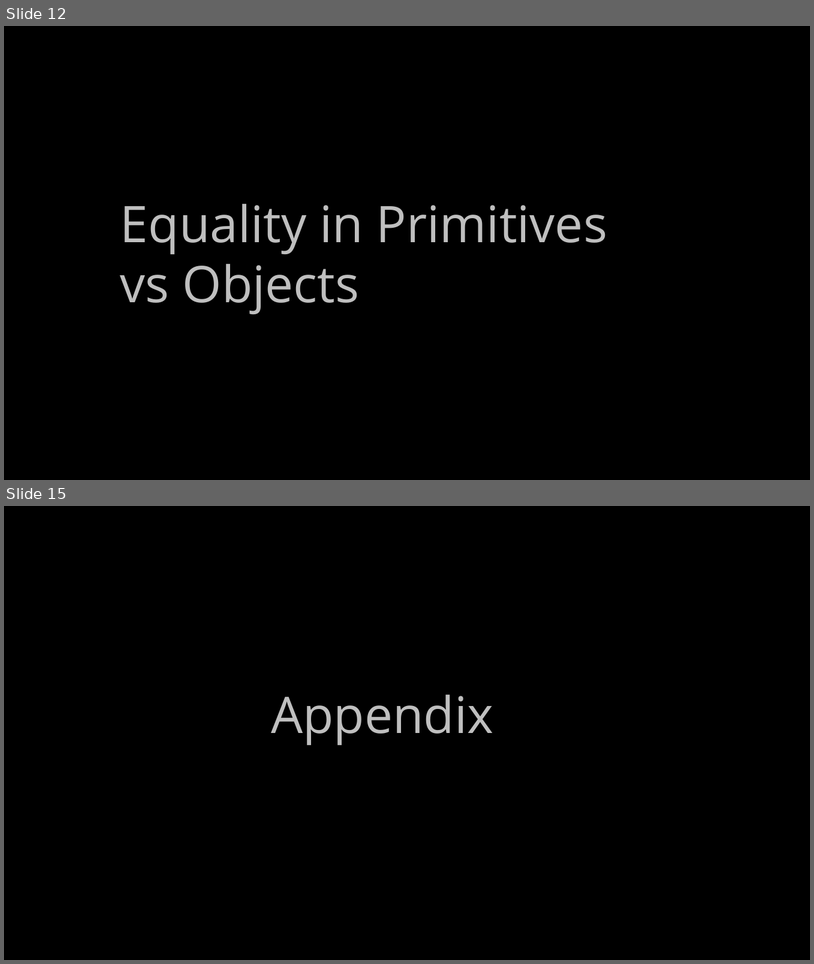
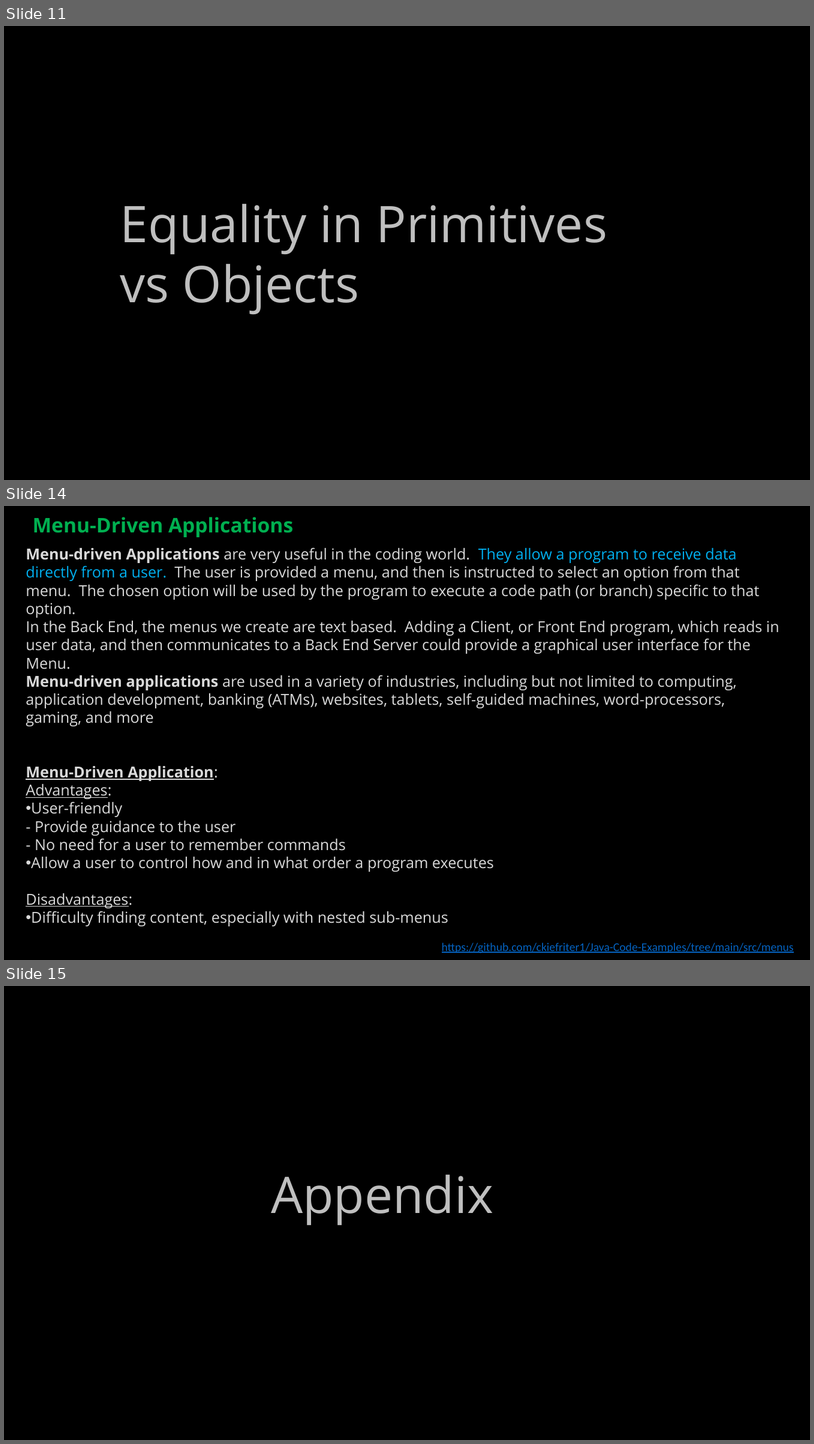
Before and after one commit to ckiefriter1/PT-BESD, a slide deck: Week3/BESD Week 3.pptx. Shown one above the other, each under a label of ours: slides 12 and 15 before the commit, slides 11, 14 and 15 after it; the slides between them are not shown. The pictures are 814x964 and 814x1444 pixels, drawn with LibreOffice and Linux fonts; fonts in the diff are those of the drawing. Boxes give left, top, right and bottom in pixels: in the first picture for what was removed or moved away, otherwise in the second. Text is boxed around its words. In the diff, an @@ line names an element or a change of style, - is before the commit and + after.

```diff
--- a/Week3/BESD Week 3.pptx
+++ b/Week3/BESD Week 3.pptx
@@ slide 14 added at (x1=4, y1=506, x2=810, y2=960), background #000000 @@
@@ text added at (x1=33, y1=517, x2=293, y2=537), 24 pt, text #00B050, bold @@
+Menu-Driven Applications
@@ text added at (x1=26, y1=547, x2=780, y2=926), 18 pt, text #D9D9D9 @@
+Menu-driven Applications are very useful in the coding world. They allow a program to receive data directly from a user. The user is provided a menu, and then is instructed to select an option from that menu. The chosen option will be used by the program to execute a code path (or branch) specific to that option.
+In the Back End, the menus we create are text based. Adding a Client, or Front End program, which reads in user data, and then communicates to a Back End Server could provide a graphical user interface for the Menu.
+Menu-driven applications are used in a variety of industries, including but not limited to computing, application development, banking (ATMs), websites, tablets, self-guided machines, word-processors, gaming, and more
+Menu-Driven Application:
+Advantages:
+• User-friendly
+- Provide guidance to the user
+- No need for a user to remember commands
+• Allow a user to control how and in what order a program executes
+Disadvantages:
+• Difficulty finding content, especially with nested sub-menus
@@ text added at (x1=442, y1=942, x2=794, y2=953), 14 pt, text #0563C1, underline @@
+https://github.com/ckiefriter1/Java-Code-Examples/tree/main/src/menus
@@ what was slide 12 is now slide 11 @@
```
Also in this commit, not shown: 2 slides changed, 6 other slides added, 7 slides removed, 1 other file.
